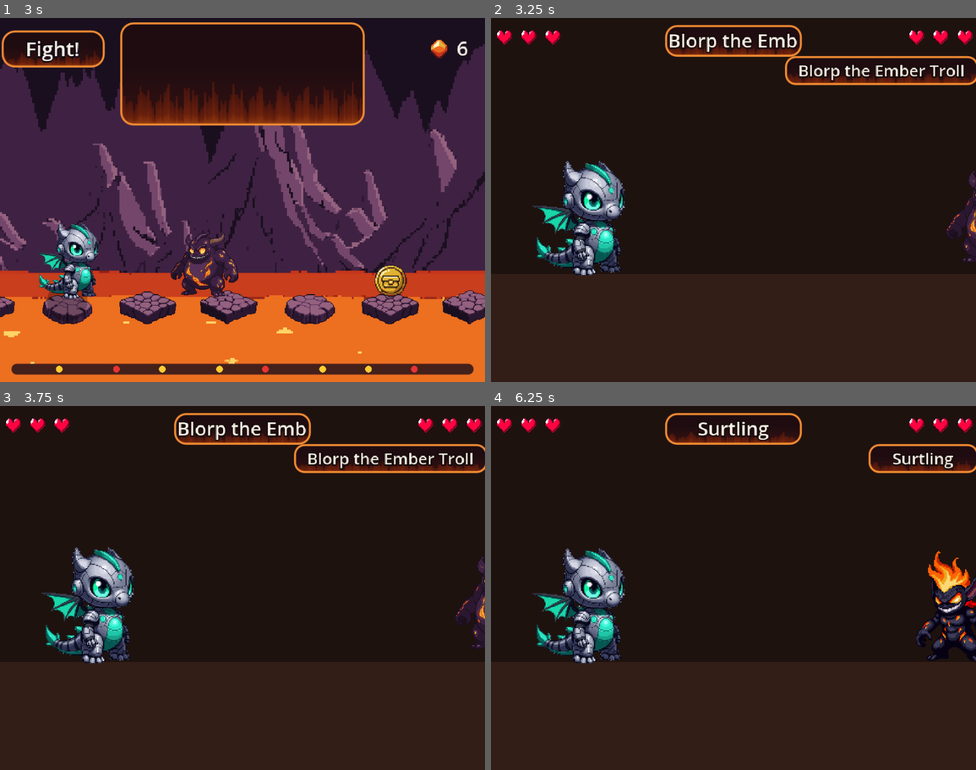
Above: before the commit, frames 1-4 (two rows, left to right).
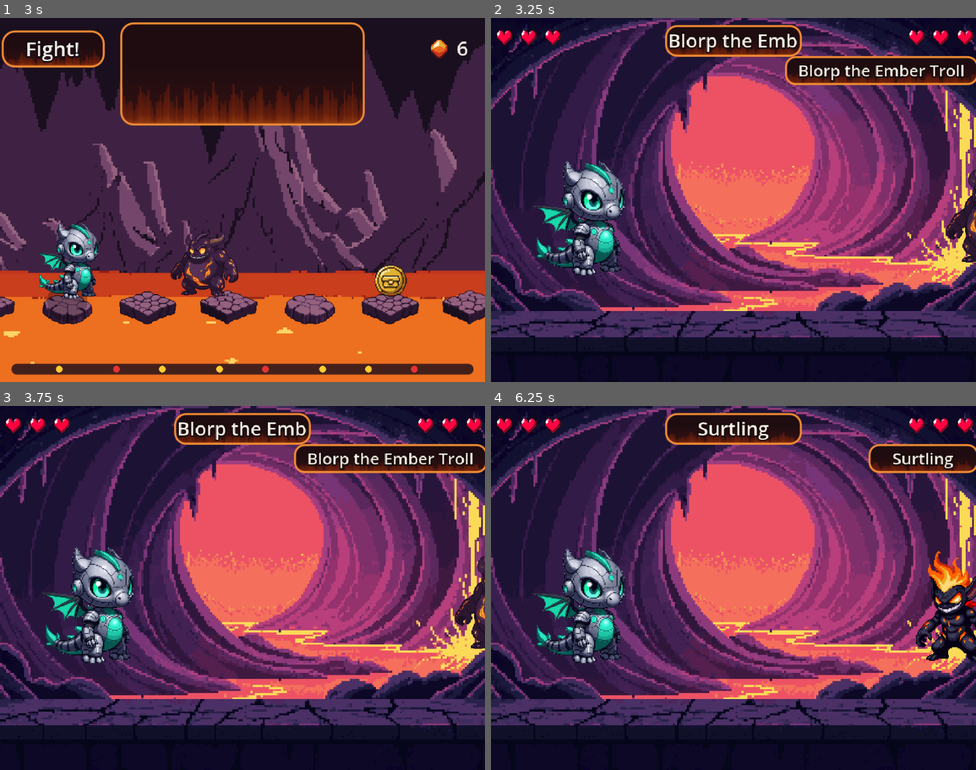
Above: after the commit, the same moments.

Repository: OmegaSyrus/Acorn-Mathematics
Game: Godot game, scene res://tools/stills/screens.tscn
Same seed, same stepped clock (60 frames per second), same inputs: the game is played once before the commit and once after it. This scene is started directly instead of the project's main scene.
Inputs (mouse positions are in pixels of both pictures, inside the frame that each line leads up to):
- Up to frame 1 (3 s): tap Enter at 0.5 s; move the mouse to (349, 181) at 0.52 s; hold Right (move_right) 0.53-1.25 s; tap Space (pick) at 0.6 s; click (349, 181) at 0.67 s; drag from (145, 218) to (218, 272) at 1.27 s; move the mouse to (291, 119) at 2.02 s; hold Right (move_right) 2.03-2.75 s; tap Y at 2.1 s; drag from (218, 272) to (97, 145) at 2.77 s
- Up to frame 2 (3.25 s): no input
- Up to frame 3 (3.75 s): move the mouse to (388, 642) at 3.52 s; hold Left (move_left) from 3.53 s (still down); tap Backspace at 3.6 s
- Up to frame 4 (6.25 s): release Left (move_left) at 4.25 s; drag from (588, 533) to (660, 497) at 4.27 s; move the mouse to (757, 588) at 5.02 s; hold Escape (back) 5.03-5.75 s; tap R (repeat) at 5.1 s; click (757, 588) at 5.17 s; drag from (660, 497) to (636, 606) at 5.77 s

Frame 1 is identical in both runs. In frame 2, 88% of the frame differs, in the area x 0-100%, y 0-100%; in frame 3, 87%; in frame 4, 87%.

Commit message:
Fight background, dipped shields, boss fight hero and claw
- Combat gets a PixelLab lava cave arena background
- The numeral shields dip at the top for a stronger shield shape (hand
  edit of the PixelLab shield)
- Boss fight: the player's robot dragon stands bottom left, the Skeleton
  Dragon's hearts move to the bottom right, and a bony claw (PixelLab)
  grips the right wall of the board under the skull

Co-Authored-By: Claude Opus 5.5 <noreply@anthropic.com>
Claude-Session: https://claude.ai/code/session_014STuJBJdmAYeghoR3d6snc

Diff:
--- a/game/bounce/bounce_screen.gd
+++ b/game/bounce/bounce_screen.gd
@@ -53,6 +53,12 @@
 ## board and its neck runs off the screen to the right and up.
 const DRAGON_AT := Vector2(700, -96)
 const DRAGON_SCALE := 2.5
+## One bony claw grips the right wall of the board, under the skull.
+const CLAW_TEX := preload("res://art/boss/bone-claw.png")
+const CLAW_AT := Vector2(690, 236)
+const CLAW_SCALE := 1.5
+## The player's robot dragon watches from the bottom left.
+const HERO_TEX := preload("res://art/lava/robodragon.png")
 const INK := Color(0.96, 0.94, 0.9)
 const OUTLINE := Color(0.08, 0.03, 0.03)
 const WALL := Color(0.55, 0.42, 0.35)
@@ -64,7 +70,7 @@
 const STUB_LENGTH := 70.0
 const AIM_KEY_SPEED := 600.0   # tenths of a degree per second
 const BOSS_DIE_SCALE := 1.0    # full 96 px dice
-const BOSS_DIE_AT := Vector2(800, 318)
+const BOSS_DIE_AT := Vector2(846, 318)
 const BOSS_JAW := Vector2(770, 170)
 const FLOAT_S := 1.1
 const FIRST_FACE_Y := 150.0
@@ -334,19 +340,27 @@
 	return Rect2(230, 40, 500, 500)
 
 
-## The boss's hearts and the balls left. At Acorn there is no naming
-## column, so they sit left of the board, inside the 4:3 safe area; above
-## Acorn the naming column has that space, so they go right, under the dice.
+## The boss's hearts sit bottom right, under its dice. The balls left and
+## the player's dragon sit left of the board: inside the 4:3 safe area at
+## Acorn, further left above Acorn, where the naming column needs the space.
 func _hearts_panel() -> Rect2:
-	return Rect2(124, 40, 100, 270) if fight.auto_name() else Rect2(744, 330, 196, 100)
+	return Rect2(744, 428, 196, 106)
+
+
+func _left_x() -> float:
+	return 124.0 if fight.auto_name() else 16.0
 
 
 func _balls_panel() -> Rect2:
-	return Rect2(124, 330, 100, 200) if fight.auto_name() else Rect2(744, 440, 196, 92)
+	return Rect2(_left_x(), 40, 100, 200)
+
+
+func _hero_feet() -> Vector2:
+	return Vector2(_left_x() + 50.0, 532)
 
 
 func _bubble_rect() -> Rect2:
-	return Rect2(745, 400, 150, 46) if fight.auto_name() else Rect2(745, 190, 150, 46)
+	return Rect2(784, 380, 150, 42)
 
 
 # --- drawing ---------------------------------------------------------------
@@ -358,6 +372,7 @@
 	draw_texture_rect(TREASURE_TEX, Rect2(0, 0, 960, 540), false)
 	draw_texture_rect(BOARD_TEX, _board_rect(), false, Color(1, 1, 1, 0.9))
 	_draw_dragon()
+	_draw_hero()
 	var b: Dictionary = fight.board
 	for w in b["walls"]:
 		draw_line(Vector2(w[0], w[1]), Vector2(w[2], w[3]), WALL, 6.0)
@@ -366,6 +381,7 @@
 		var bs := BUMPER_TEX.get_size() * BUMPER_ART_SCALE * float(bm["r"]) / 22.0
 		draw_texture_rect(BUMPER_TEX, Rect2(Vector2(bm["x"], bm["y"]) - bs / 2.0, bs), false)
 	_draw_pegs(font)
+	_draw_claw()
 	for r in pop_rings:
 		var k: float = r[2] / 0.5
 		draw_arc(r[0], 20.0 + 30.0 * k, 0, TAU, 24, Color(r[1], 1.0 - k), 5.0)
@@ -510,6 +526,20 @@
 	draw_texture_rect(DRAGON_TEX, Rect2(DRAGON_AT + shake + breathe, size), false, Color(glow, glow, glow))
 
 
+func _draw_claw() -> void:
+	var shake := Vector2(sin(_t * 61.0), cos(_t * 47.0)) * 4.0 * boss_flash
+	var size := CLAW_TEX.get_size() * CLAW_SCALE
+	var glow := 1.0 + boss_flash * 1.2
+	draw_texture_rect(CLAW_TEX, Rect2(CLAW_AT + shake, size), false, Color(glow, glow, glow))
+
+
+## The player's robot dragon, facing the board, bobbing gently.
+func _draw_hero() -> void:
+	var size := HERO_TEX.get_size()
+	var bob := absf(sin(_t * 2.2)) * 3.0
+	draw_texture_rect(HERO_TEX, Rect2(_hero_feet() - Vector2(size.x / 2.0, size.y + bob), size), false)
+
+
 ## The boss's hearts and the balls left, in pixel art on fiery panels.
 func _draw_boss(font: Font) -> void:
 	# The target, spat out of the jaw as rolled dice (above 12 a numeral).
@@ -517,13 +547,13 @@
 		DiceDraw.draw_value(self, BOSS_DIE_AT, 80.0, fight.target)
 	var hp := _hearts_panel()
 	RoundBox.fire(self, hp, _t, 16.0)
-	var cols := 2 if fight.auto_name() else 5
-	var top := hp.position + Vector2(hp.size.x / 2.0 - (cols - 1) * 18.0, 26)
-	if fight.auto_name():
-		_outlined(font, hp.position + Vector2(0, 30), "Dragon", hp.size.x, 22)
-		top.y += 38
+	# two rows of hearts, packed a little closer when there are more than 10
+	var cols := ceili(fight.boss_max_hearts / 2.0)
+	var step := minf(36.0, (hp.size.x - 22.0) / cols)
+	var top := hp.position + Vector2(hp.size.x / 2.0 - (cols - 1) * step / 2.0, 54)
+	_outlined(font, hp.position + Vector2(0, 28), "Dragon", hp.size.x, 22)
 	for i in fight.boss_max_hearts:
-		var c := top + Vector2((i % cols) * 36, (i / cols) * 36)
+		var c := top + Vector2((i % cols) * step, (i / cols) * 34)
 		draw_texture(HEART_TEX if i < fight.boss_hearts else HEART_EMPTY_TEX, c - Vector2(16, 16))
 
 
@@ -543,11 +573,9 @@
 func _draw_balls_left() -> void:
 	var bp := _balls_panel()
 	RoundBox.fire(self, bp, _t, 16.0)
-	var cols := 2 if fight.auto_name() else 5
-	var top := bp.position + Vector2(bp.size.x / 2.0 - (cols - 1) * 18.0, 28)
-	if fight.auto_name():
-		_outlined(ThemeDB.fallback_font, bp.position + Vector2(0, 30), "Balls", bp.size.x, 22)
-		top.y += 36
+	var cols := 2
+	var top := bp.position + Vector2(bp.size.x / 2.0 - (cols - 1) * 18.0, 64)
+	_outlined(ThemeDB.fallback_font, bp.position + Vector2(0, 30), "Balls", bp.size.x, 22)
 	var shown: int = fight.balls_left - (1 if phase in ["flying", "settling"] else 0)
 	for i in maxi(0, shown):
 		draw_texture(BALL_TEX, top + Vector2((i % cols) * 36, (i / cols) * 36) - Vector2(16, 16))
--- a/game/fight/fight_screen.gd
+++ b/game/fight/fight_screen.gd
@@ -38,6 +38,7 @@
 }
 ## The hero: the robot dragon, facing the monster on the right.
 const HERO_TEX := preload("res://art/lava/robodragon.png")
+const BG_TEX := preload("res://art/lava/fight-bg.png")
 const HERO_ART_SCALE := 1.5
 const HEART_TEX := preload("res://art/ui/heart.png")
 const HEART_EMPTY_TEX := preload("res://art/ui/heart-empty.png")
@@ -275,8 +276,9 @@
 
 func _draw() -> void:
 	var font := ThemeDB.fallback_font
-	draw_rect(Rect2(-480, -100, 1920, 740), Color(0.12, 0.07, 0.06))
-	draw_rect(Rect2(-480, 380, 1920, 260), Color(0.2, 0.12, 0.09))
+	draw_rect(Rect2(-480, -100, 1920, 740), Color(0.05, 0.03, 0.06))
+	# the lava cave arena, 320x180 pixel art drawn at 3x
+	draw_texture_rect(BG_TEX, Rect2(0, 0, 960, 540), false)
 	_draw_hearts(Vector2(140, 30), fight.hero_hearts, 3)
 	_draw_hearts(Vector2(824 - 36 * (fight.monster_max_hearts - 1), 30), fight.monster_hearts, fight.monster_max_hearts)
 	# the enemy's name in a fiery box, top right under its hearts
--- a/tools/stills/screens.gd
+++ b/tools/stills/screens.gd
@@ -75,6 +75,16 @@
 	b._fire()
 	await _frames(55)
 	_shot("boss-fight-shot")
+	b.queue_free()
+	await _frames(2)
+	# above Acorn the naming column takes the left of the board
+	var b2 := BounceScreen.new()
+	b2.setup(SeededRng.new(11), 2)
+	stage.add_child(b2)
+	while not b2.choice.active:
+		await _frames(1)
+	await _frames(20)
+	_shot("boss-fight-sprout")
 	get_tree().quit()
 
 
Binary file added: art/boss/bone-claw.png
Binary file added: art/lava/fight-bg.png
Binary file changed: art/ui/shield.png
